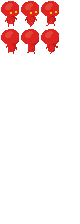
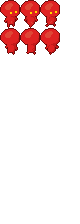
Revision of a layered 80 × 224 image; what changed, layer by layer:
added layer "Sichtbar" over [left=0, top=0, right=60, bottom=55]
